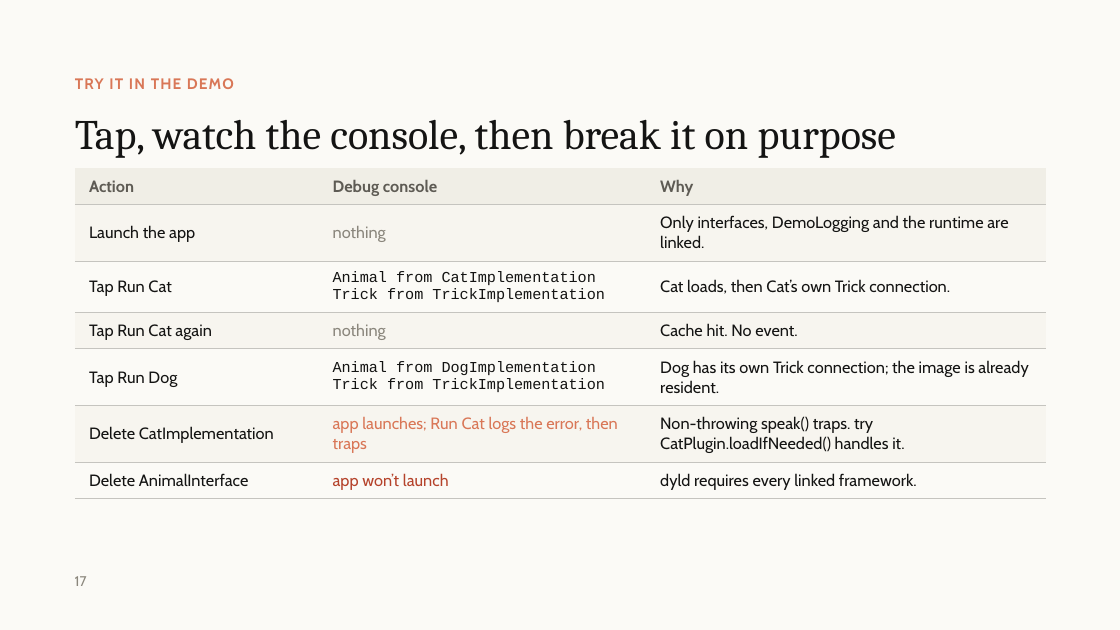
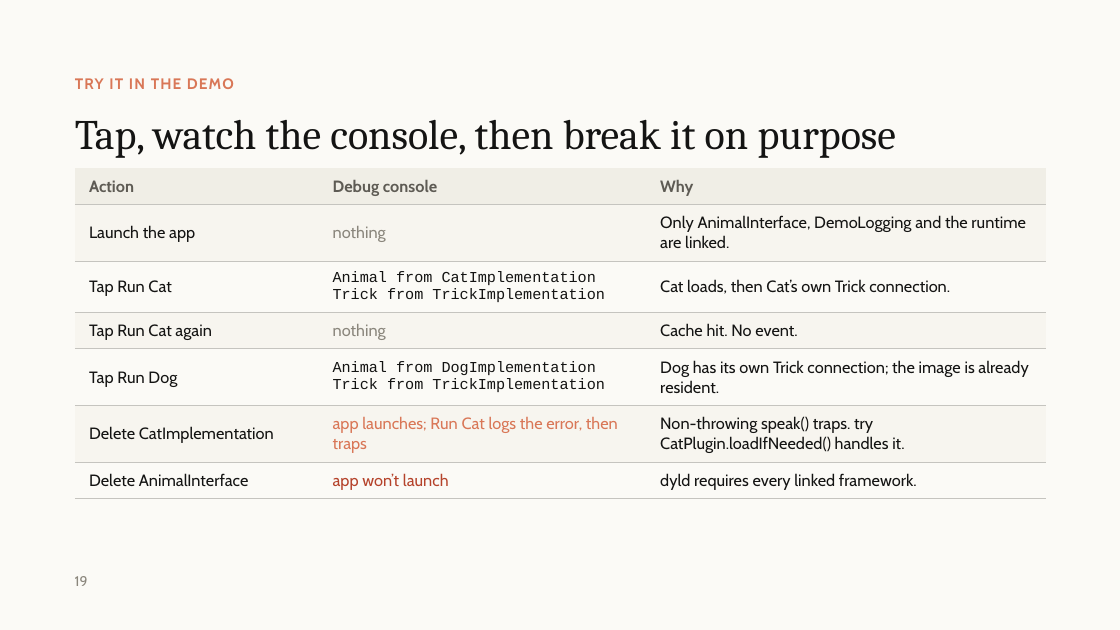
Before and after one commit to winstondu/Dynasty, a slide deck: slide 19 of presentation/Dynasty.pptx (slide 17 before the commit). Drawn at 1120x630 pixels with LibreOffice and Linux fonts; fonts in the diff are those of the drawing. Boxes give left, top, right and bottom in pixels: in the first picture for what was removed or moved away, otherwise in the second. Text is boxed around its words. In the diff, an @@ line names an element or a change of style, - is before the commit and + after.

Commit message:
Show TrickInterface as embedded only and add the -dead_strip_dylibs slide

```diff
--- a/presentation/Dynasty.pptx
+++ b/presentation/Dynasty.pptx
@@ table at (75, 168, 1046, 494) @@
-row 2, column 3: Only interfaces, DemoLogging and the runtime are linked.
+row 2, column 3: Only AnimalInterface, DemoLogging and the runtime are linked.
@@ borders changed @@
@@ page number at (75, 576, 88, 586): text changed @@
-17
+19
```
Also in this commit, not shown: 4 other slides changed, 2 slides added, 2 other files.
